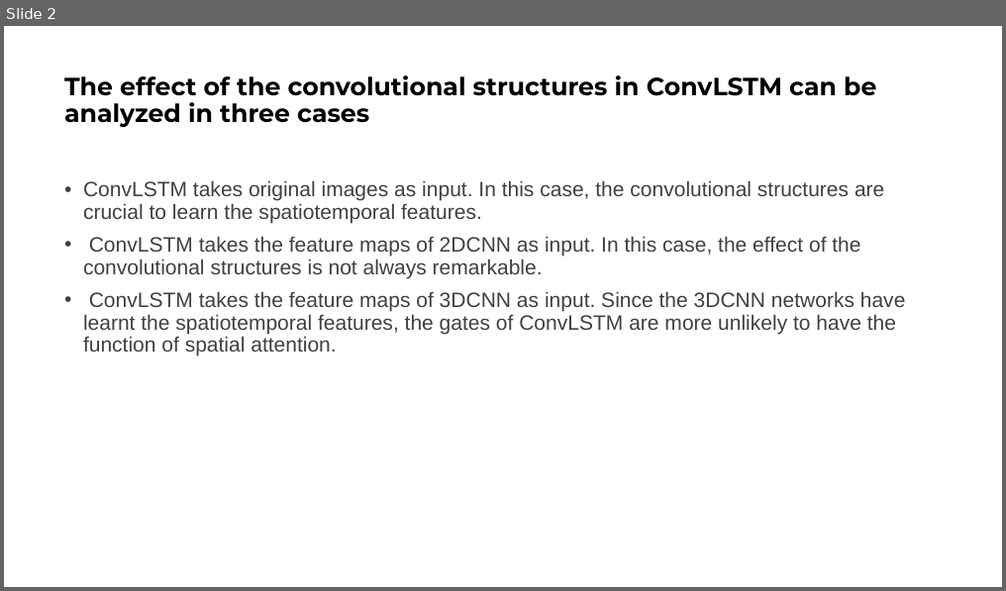
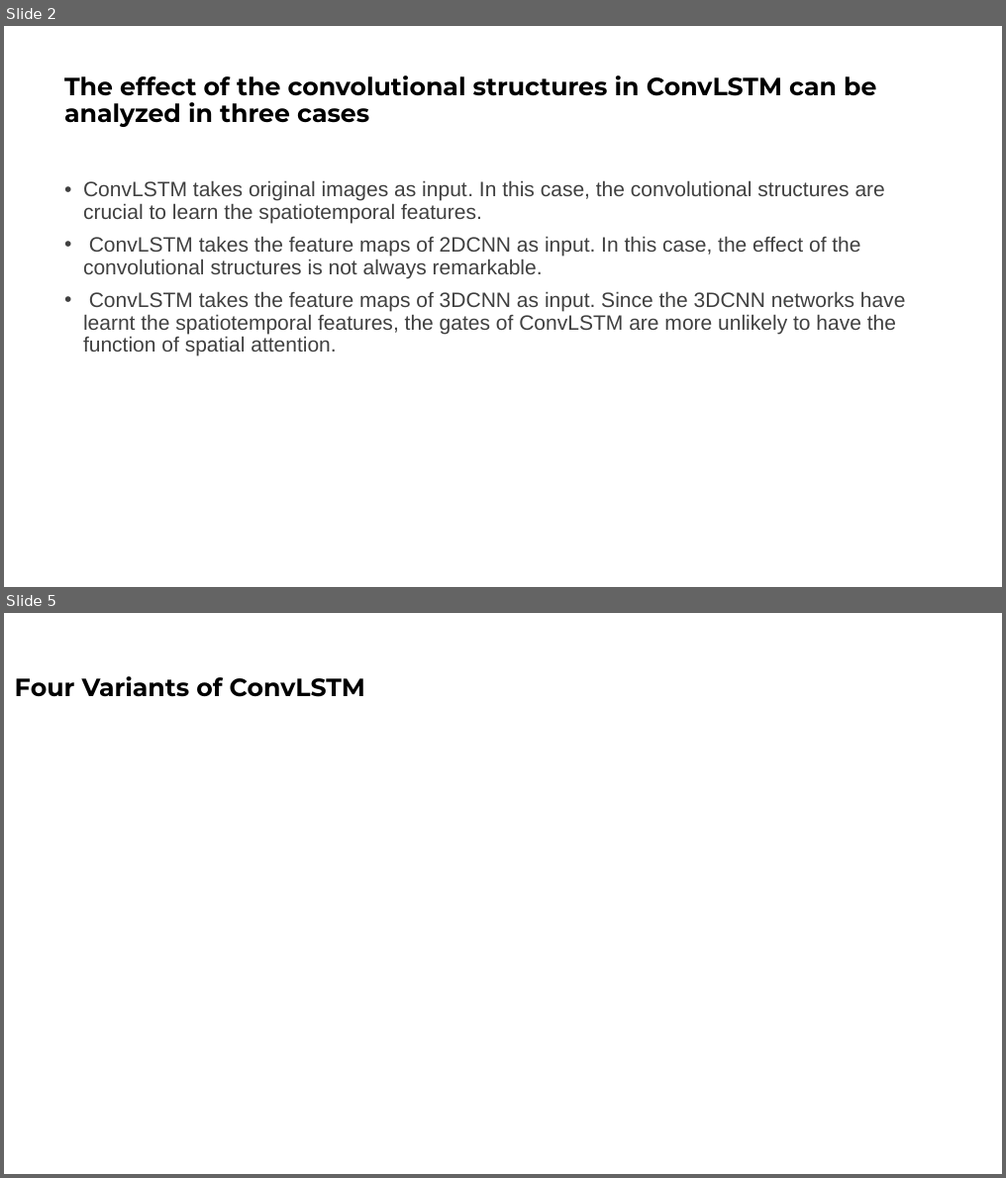
Before and after one commit to Adnios/DVS-gesture_recognition, a slide deck: Attention in Convolutional LSTM for Gesture Recognition.pptx. Shown one above the other, each under a label of ours: slide 2 before the commit, slides 2 and 5 after it; the slides between them are not shown. The pictures are 1006x591 and 1006x1178 pixels, drawn with LibreOffice and Linux fonts; fonts in the diff are those of the drawing; background and template pictures are left out. Boxes give left, top, right and bottom in pixels: in the first picture for what was removed or moved away, otherwise in the second. Text is boxed around its words. In the diff, an @@ line names an element or a change of style, - is before the commit and + after.

```diff
--- a/Attention in Convolutional LSTM for Gesture Recognition.pptx
+++ b/Attention in Convolutional LSTM for Gesture Recognition.pptx
@@ slide 5 added at box(4, 613, 1002, 1174), background picture (left out) @@
@@ title added at box(15, 676, 365, 697), 24 pt, text #000000, bold @@
+Four Variants of ConvLSTM
```
Also in this commit, not shown: 2 slides changed, 8 other slides added.
